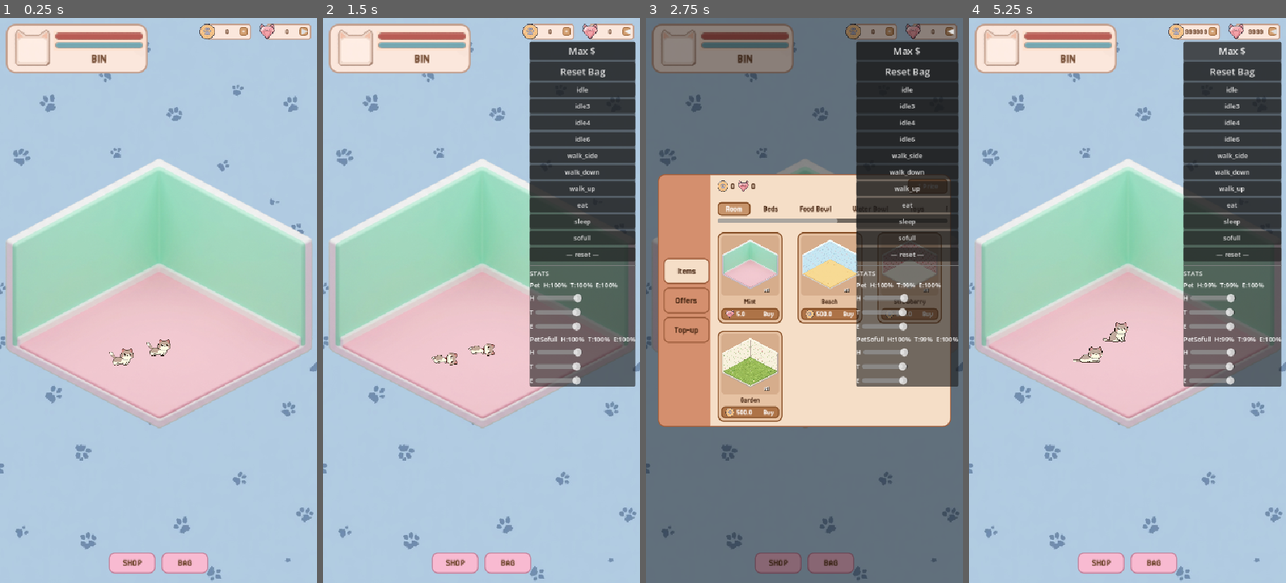
Above: before the commit, frames 1-4 (left to right).
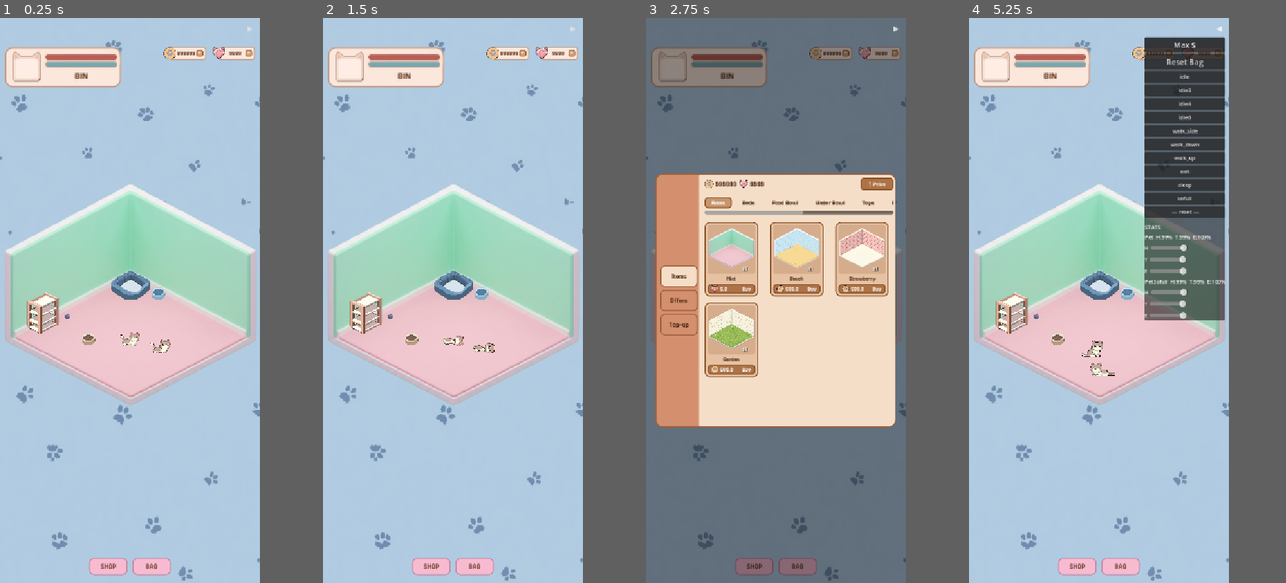
Above: after the commit, the same moments.

Repository: tangbuu/MyPetHouse
Game: Godot game, scene res://scenes/Main.tscn
The game is run twice, just before and just after one commit, with the same random seed, the same clock (stepped at 60 frames per second) and the same inputs.
Inputs (mouse positions are in pixels of both pictures, inside the frame that each line leads up to):
- Up to frame 1 (0.25 s): no input
- Up to frame 2 (1.5 s): click "+" at 0.5 s; click "+" at 1.25 s
- Up to frame 3 (2.75 s): click "SHOP" at 2 s
- Up to frame 4 (5.25 s): click "BAG" at 2.75 s; click "◀" (after the commit: "▶") at 3.5 s; click (1273, 29) at 4.25 s, where only the run before the commit has a clickable "▶"; click "Max $" (after the commit: "▶") at 5 s
In our replay, the window is 450x800 before the commit and 369x800 after it. These sizes can differ from the game's own. Grey fills any space a smaller window leaves; there, only what the larger window draws over its background counts as a difference.

The runs differ from the first frame. In frame 1, 25% of the frame differs, in the area x 0-100%, y 1-100%; in frame 2, 39%; in frame 3, 42%; in frame 4, 39%.

Commit message:
feat: zoom/pan camera, iPhone portrait, UI fixes, item drag improvements
- Add Camera2D zoom (pinch, trackpad) and 1-finger pan
- Manual two-finger pinch zoom via ScreenDrag for iOS compatibility
- Fix item drag scale when zoomed (CanvasLayer not affected by Camera2D)
- Fix invalid drop restore position (missing _drag_foot_offset subtraction)
- iPhone 16 viewport size (540x1170, portrait orientation)
- HUD offset below Dynamic Island (offset_top=60)
- Room auto-centers when no room_position in JSON
- Debug coins/gems default to 999999/9999
- Shop: skip fade animation when stock-1 item is purchased

Co-Authored-By: Claude Sonnet 4.6 <noreply@anthropic.com>

Diff:
--- a/data/rooms/room_1.json
+++ b/data/rooms/room_1.json
@@ -17,7 +17,80 @@
     "wall_rows": 12.0
   },
   "id": "room_1",
-  "items": [],
+  "items": [
+    {
+      "grid_col": 4,
+      "grid_row": 0,
+      "grid_surface": "floor",
+      "name": "bowl_water_3",
+      "position": [
+        55.849,
+        -4.654
+      ],
+      "scale_x": 1.0,
+      "scene": "res://scenes/items/Bowl.tscn",
+      "sceneName": "Bowl",
+      "script": "res://scripts/items/WaterBowl.gd",
+      "texture": "res://assets/item/bowl/water/bowl_3.png"
+    },
+    {
+      "grid_col": 5.0,
+      "grid_row": 11.0,
+      "grid_surface": "floor",
+      "name": "@StaticBody2D@178",
+      "position": [
+        -81.778,
+        85.278
+      ],
+      "scale_x": 1.0,
+      "scene": "res://scenes/items/Bowl.tscn",
+      "sceneName": "Bowl",
+      "script": "res://scripts/items/FoodBowl.gd",
+      "texture": "res://assets/item/bowl/food/bowl_2.png"
+    },
+    {
+      "grid_col": 1,
+      "grid_row": 10,
+      "grid_surface": "floor",
+      "name": "toy_5",
+      "position": [
+        -123.035,
+        36.514
+      ],
+      "scale_x": 0.948,
+      "scene": "res://scenes/items/Toy.tscn",
+      "sceneName": "Toy",
+      "texture": "res://assets/item/toy/toy_5.png"
+    },
+    {
+      "grid_col": 0,
+      "grid_row": 12,
+      "grid_surface": "floor",
+      "name": "shelf_1",
+      "position": [
+        -171.174,
+        53.75
+      ],
+      "scale_x": 1.0,
+      "scene": "res://scenes/items/Shelf.tscn",
+      "sceneName": "Shelf",
+      "texture": "res://assets/item/shelf/shelf_1.png"
+    },
+    {
+      "grid_col": 0,
+      "grid_row": 0,
+      "grid_surface": "floor",
+      "name": "bed_small_1",
+      "position": [
+        1.001,
+        -7.957
+      ],
+      "scale_x": 1.0,
+      "scene": "res://scenes/items/CatBed.tscn",
+      "sceneName": "CatBed",
+      "texture": "res://assets/item/bed_small/bed_small_1.png"
+    }
+  ],
   "pets": [
     {
       "bed_item": "CatBed",
@@ -42,10 +115,6 @@
       "standalone_anim": ""
     }
   ],
-  "room_position": [
-    270.0,
-    480.0
-  ],
   "room_scale": [
     1.055,
     1.055
--- a/project.godot
+++ b/project.godot
@@ -24,11 +24,13 @@
 [display]
 
 window/size/viewport_width=540
-window/size/viewport_height=960
+window/size/viewport_height=1170
 window/size/window_width_override=1080
-window/size/window_height_override=1920
+window/size/window_height_override=2340
+window/size/resizable=false
 window/stretch/mode="canvas_items"
 window/stretch/aspect="expand"
+window/handheld/orientation=1
 
 [physics]
 
@@ -39,3 +41,7 @@
 rendering_device/driver.windows="d3d12"
 renderer/rendering_method="mobile"
 environment/defaults/default_clear_color=Color(0.69, 0.82, 0.89, 1)
+
+[rendering]
+
+textures/vram_compression/import_etc2_astc=true
--- a/scenes/Room.tscn
+++ b/scenes/Room.tscn
@@ -3,7 +3,7 @@
 [ext_resource type="Script" uid="uid://c6s6e4gtvfhlo" path="res://scripts/Room.gd" id="script"]
 
 [node name="Room" type="Node2D" unique_id=1781405327]
-position = Vector2(270, 480)
+position = Vector2(270, 680)
 scale = Vector2(1.055, 1.055)
 script = ExtResource("script")
 
--- a/scenes/ui/HUD.tscn
+++ b/scenes/ui/HUD.tscn
@@ -64,7 +64,7 @@
 [node name="StatsWidget" type="PanelContainer" parent="."]
 anchors_preset = 0
 offset_left = 10.0
-offset_top = 10.0
+offset_top = 60.0
 scale = Vector2(1.5, 1.5)
 grow_horizontal = 1
 grow_vertical = 1
@@ -127,7 +127,7 @@
 anchor_right = 1.0
 anchor_bottom = 0.0
 offset_left = -10.0
-offset_top = 10.0
+offset_top = 60.0
 offset_right = -10.0
 grow_horizontal = 0
 grow_vertical = 1
--- a/scripts/Main.gd
+++ b/scripts/Main.gd
@@ -35,6 +35,18 @@
 var _drag_origin_row      : int    = -1
 var _drag_preferred_surf  : String = ""
 
+var _camera        : Camera2D = null
+var _cam_origin    : Vector2  = Vector2.ZERO
+var _zoom_level    : float    = 1.0
+const ZOOM_MIN     := 1.0
+const ZOOM_MAX     := 2.5
+var _active_touches  : int        = 0
+var _touch_positions : Dictionary = {}
+var _pinch_distance  : float      = 0.0
+var _is_panning      : bool       = false
+var _pan_distance    : float      = 0.0
+const PAN_THRESHOLD               := 8.0
+
 var _pet_nodes       : Array[Node2D]  = []
 var _pet_labels      : Array[Label]   = []
 var _hunger_sliders  : Array[HSlider] = []
@@ -46,6 +58,7 @@
 
 func _ready() -> void:
 	_load_room(room_data_path)
+	_setup_camera()
 	_hud.edit_mode_toggled.connect(_set_edit_mode)
 	_hud.room_purchased.connect(_on_room_purchased)
 	_hud.place_item.connect(_on_place_item)
@@ -57,6 +70,24 @@
 	_drag_canvas.layer = 20
 	add_child(_drag_canvas)
 	call_deferred("_build_debug_ui")
+
+func _setup_camera() -> void:
+	_camera = Camera2D.new()
+	var vp := get_viewport().get_visible_rect().size
+	_cam_origin = vp / 2.0
+	_camera.position = _cam_origin
+	_camera.zoom = Vector2(ZOOM_MIN, ZOOM_MIN)
+	add_child(_camera)
+	_camera.make_current()
+
+func _clamp_camera() -> void:
+	var vp := get_viewport().get_visible_rect().size
+	var lx := vp.x / 2.0 * (1.0 - 1.0 / _zoom_level)
+	var ly := vp.y / 2.0 * (1.0 - 1.0 / _zoom_level)
+	_camera.position = Vector2(
+		clamp(_camera.position.x, _cam_origin.x - lx, _cam_origin.x + lx),
+		clamp(_camera.position.y, _cam_origin.y - ly, _cam_origin.y + ly)
+	)
 
 # ── Room loading ──────────────────────────────────────────────────────────────
 
@@ -269,6 +300,8 @@
 		_drag_in_canvas = true
 	_set_item_collision(node, false)
 	_drag_base_scale = Vector2(absf(node.scale.x), node.scale.y)
+	if _drag_in_canvas:
+		node.scale *= _zoom_level
 
 # ── Edit mode ─────────────────────────────────────────────────────────────────
 
@@ -289,6 +322,7 @@
 	_drag_offset_canvas = item_vp - ctf * world_start
 	item.reparent(_drag_canvas, false)
 	item.position   = item_vp
+	item.scale      *= _zoom_level
 	_drag_in_canvas = true
 
 func _lower_from_canvas() -> void:
@@ -297,13 +331,73 @@
 	var world_pos := ctf.affine_inverse() * _dragging_item.position
 	_dragging_item.reparent(_room, false)
 	_dragging_item.position = _room.to_local(world_pos)
+	_dragging_item.scale    = _drag_base_scale
 	_drag_in_canvas = false
 
 func _input(event: InputEvent) -> void:
+	if event is InputEventScreenTouch:
+		if event.pressed:
+			_touch_positions[event.index] = event.position
+			_active_touches += 1
+			if _active_touches == 2:
+				var vals := _touch_positions.values()
+				_pinch_distance = (vals[0] as Vector2).distance_to(vals[1])
+			else:
+				_pan_distance   = 0.0
+				_is_panning     = false
+				_pinch_distance = 0.0
+		else:
+			_touch_positions.erase(event.index)
+			_active_touches = max(0, _active_touches - 1)
+			if _active_touches == 0:
+				_is_panning     = false
+				_pan_distance   = 0.0
+				_pinch_distance = 0.0
+
+	# Manual pinch zoom via two-finger ScreenDrag (iOS doesn't always fire MagnifyGesture)
+	if event is InputEventScreenDrag and _active_touches == 2:
+		_touch_positions[event.index] = event.position
+		if _pinch_distance > 0.0 and _touch_positions.size() == 2:
+			var vals     := _touch_positions.values()
+			var new_dist := (vals[0] as Vector2).distance_to(vals[1])
+			var factor   := new_dist / _pinch_distance
+			_pinch_distance = new_dist
+			_zoom_level = clamp(_zoom_level * factor, ZOOM_MIN, ZOOM_MAX)
+			_camera.zoom = Vector2(_zoom_level, _zoom_level)
+			_clamp_camera()
+		get_viewport().set_input_as_handled()
+		return
+
+	# Trackpad pinch (Mac)
+	if event is InputEventMagnifyGesture:
+		_zoom_level = clamp(_zoom_level * event.factor, ZOOM_MIN, ZOOM_MAX)
+		_camera.zoom = Vector2(_zoom_level, _zoom_level)
+		_clamp_camera()
+		get_viewport().set_input_as_handled()
+		return
+
+	var _can_pan := not _dragging_item and not _edit_mode and not _hold_active
+	var _is_pan  := false
+	if event is InputEventScreenDrag and _can_pan and _active_touches == 1:
+		_pan_distance += event.relative.length()
+		if _pan_distance >= PAN_THRESHOLD: _is_panning = true
+		_is_pan = _is_panning
+	elif event is InputEventMouseMotion and _can_pan \
+			and (event as InputEventMouseMotion).button_mask & MOUSE_BUTTON_MASK_LEFT:
+		_pan_distance += event.relative.length()
+		if _pan_distance >= PAN_THRESHOLD: _is_panning = true
+		_is_pan = _is_panning
+	if _is_pan:
+		_camera.position -= event.relative / _zoom_level
+		_clamp_camera()
+		_hold_active = false
+		_hold_timer  = 0.0
+		get_viewport().set_input_as_handled()
+		return
 	if not _dragging_item: return
 	if event is InputEventMouseMotion:
 		if _drag_in_canvas:
-			_dragging_item.position = get_viewport().get_mouse_position() + _drag_offset_canvas
+			_dragging_item.position = get_viewport().get_mouse_position() + _drag_offset_canvas + Vector2(0, -80)
 			var world := get_viewport().get_canvas_transform().affine_inverse() * _dragging_item.position
 			_update_drag_highlight(_room.to_local(world) + _drag_foot_offset)
 		else:
@@ -312,7 +406,7 @@
 			_update_drag_highlight(_dragging_item.position + _drag_foot_offset)
 	elif event is InputEventScreenDrag:
 		if _drag_in_canvas:
-			_dragging_item.position = event.position + _drag_offset_canvas
+			_dragging_item.position = event.position + _drag_offset_canvas + Vector2(0, -80)
 			var world := get_viewport().get_canvas_transform().affine_inverse() * _dragging_item.position
 			_update_drag_highlight(_room.to_local(world) + _drag_foot_offset)
 		else:
@@ -329,7 +423,7 @@
 func _unhandled_input(event: InputEvent) -> void:
 	var gpos: Vector2
 	if event is InputEventMouseButton and event.button_index == MOUSE_BUTTON_LEFT:
-		gpos = event.global_position
+		gpos = get_viewport().get_canvas_transform().affine_inverse() * event.position
 		if event.pressed:
 			if _edit_mode:
 				_try_start_drag(gpos)
@@ -343,7 +437,10 @@
 			_hold_active = false
 			_hold_timer  = 0.0
 	elif event is InputEventScreenTouch:
-		gpos = event.position
+		gpos = get_viewport().get_canvas_transform().affine_inverse() * event.position
+		if _active_touches > 1:
+			_hold_active = false
+			return
 		if event.pressed:
 			if _edit_mode:
 				_try_start_drag(gpos)
@@ -436,9 +533,9 @@
 			_drag_origin_row     = -1
 			_drag_preferred_surf = str(best.get_meta("preferred_surface", ""))
 
+	_drag_base_scale = Vector2(absf(_dragging_item.scale.x), _dragging_item.scale.y)
 	_lift_to_canvas(_dragging_item, global_pos)
 	_set_item_collision(_dragging_item, false)
-	_drag_base_scale = Vector2(absf(_dragging_item.scale.x), _dragging_item.scale.y)
 
 func _snap_drag_item(local_pos: Vector2) -> void:
 	var gs   := _room.grid_system
@@ -555,6 +652,7 @@
 		elif gs and _drag_origin_surface != "":
 			gs.place_item(_dragging_item, _drag_origin_surface,
 				_drag_origin_col, _drag_origin_row, _drag_w, _drag_d, _drag_h)
+			_dragging_item.position -= _drag_foot_offset
 			if _drag_d == 0 and _drag_h > 0:
 				_apply_wall_flip(_dragging_item, _drag_origin_surface)
 
@@ -797,14 +895,16 @@
 
 # Returns true if room_local_pos falls inside any Sprite2D child of item.
 func _sprite_hit(item: Node2D, room_local_pos: Vector2) -> bool:
+	const PAD := 1.0
 	for child in item.get_children():
 		if not child is Sprite2D: continue
 		var spr := child as Sprite2D
 		if not spr.texture: continue
 		var tex_size   := spr.texture.get_size()
 		var vis_center := item.position + spr.position + spr.offset * spr.scale
-		var half       := tex_size * spr.scale / 2.0
-		if Rect2(vis_center - half, tex_size * spr.scale).has_point(room_local_pos):
+		var half       := tex_size * spr.scale / 2.0 + Vector2(PAD, PAD)
+		var size       := tex_size * spr.scale + Vector2(PAD * 2.0, PAD * 2.0)
+		if Rect2(vis_center - half, size).has_point(room_local_pos):
 			return true
 	return false
 
--- a/scripts/Room.gd
+++ b/scripts/Room.gd
@@ -40,7 +40,8 @@
 	build(data)
 
 func build(data: Dictionary) -> void:
-	position = _v2(data["room_position"])
+	var vp := get_viewport().get_visible_rect().size
+	position = _v2(data["room_position"]) if data.has("room_position") else vp / 2.0
 	scale    = _v2(data["room_scale"])
 	_center.position = _v2(data.get("center", [0, 75]))
 
--- a/scripts/autoloads/DataManager.gd
+++ b/scripts/autoloads/DataManager.gd
@@ -7,8 +7,8 @@
 const INVENTORY_PATH := "user://inventory.json"
 const INVENTORY_DEFAULT := "res://data/inventory.json"
 
-var coins: int = 0
-var gems:  int = 0
+var coins: int = 999999
+var gems:  int = 9999
 var owned_items: Array = []
 
 func _ready() -> void:
@@ -61,8 +61,8 @@
 	var data = JSON.parse_string(file.get_as_text())
 	file.close()
 	if data is Dictionary:
-		coins = int(data.get("coins", 0))
-		gems  = int(data.get("gems",  0))
+		coins = int(data.get("coins", 999999))
+		gems  = int(data.get("gems",  9999))
 
 # ── Inventory ─────────────────────────────────────────────────────────────────
 
--- a/scripts/ui/ShopPanel.gd
+++ b/scripts/ui/ShopPanel.gd
@@ -322,9 +322,15 @@
 	_coin_label.text = str(DataManager.coins)
 	_gem_label.text  = str(DataManager.gems)
 
-	# Fade out → in toàn bộ card, rồi refresh
+	var stock : int = item.get("stock", -1)
+	var owned_cnt : int = DataManager.owned_items.count(item.get("id", ""))
+	var will_be_removed := stock != -1 and owned_cnt >= stock
+
 	var card := btn_panel.get_parent().get_parent() as Control
 	if not card: _refresh_grid(); return
+	if will_be_removed:
+		_refresh_grid()
+		return
 	card.mouse_filter = Control.MOUSE_FILTER_IGNORE
 	var tw := card.create_tween()
 	tw.tween_property(card, "modulate:a", 0.35, 0.25)
